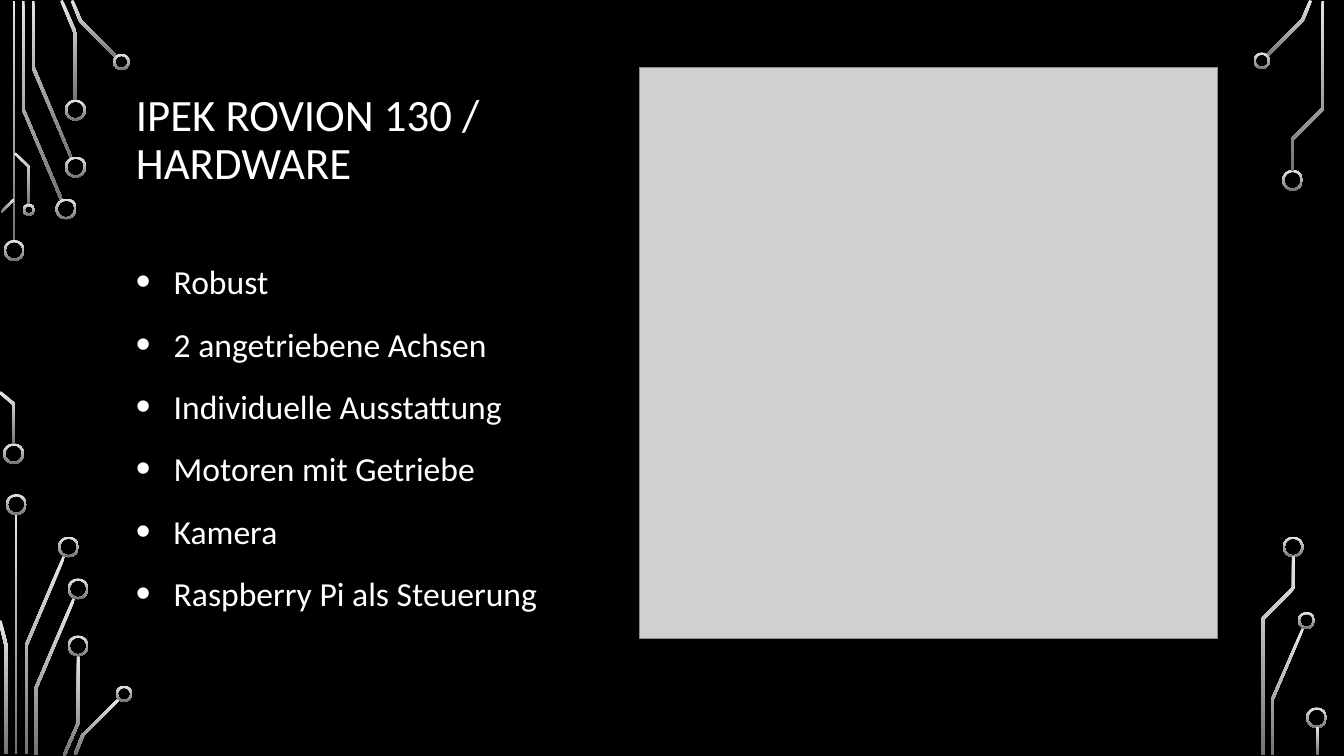
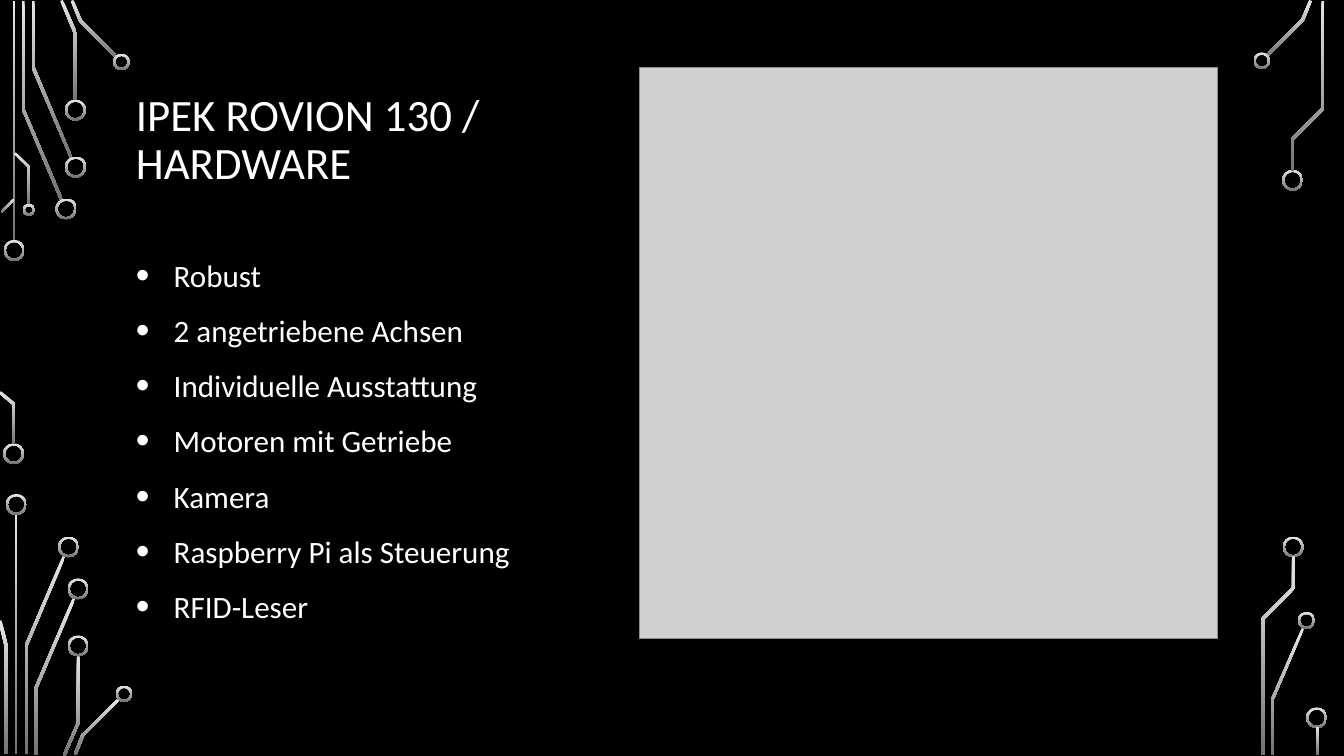
Before and after one commit to yaba-source/canalchecker, a slide deck: slide 5 of The Canalchecker.pptx. Drawn at 1344x756 pixels with LibreOffice and Linux fonts; fonts in the diff are those of the drawing; grey boxes stand for pictures; background and template pictures are left out. Boxes give left, top, right and bottom in pixels: in the first picture for what was removed or moved away, otherwise in the second. Text is boxed around its words. In the diff, an @@ line names an element or a change of style, - is before the commit and + after.

```diff
--- a/The Canalchecker.pptx
+++ b/The Canalchecker.pptx
@@ text at [174,265,510,569]: size 24 to 22.2 pt; line spacing 1.2 to 1.1 @@
@@ text at [174,598,308,619]: paragraph added @@
+• RFID-Leser
```
Also in this commit, not shown: 2 other slides changed, 1 slide added, 1 slide removed.
